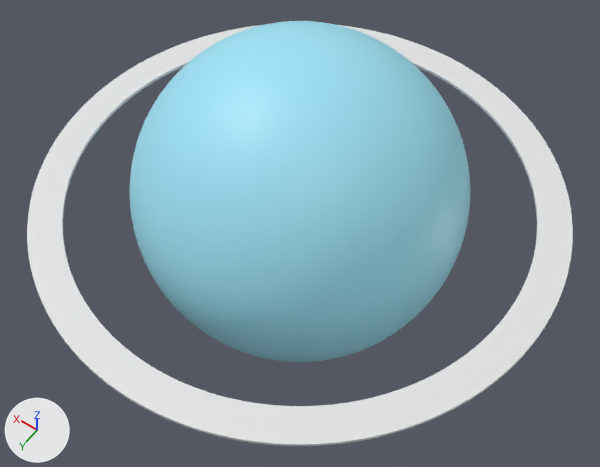
The glTF model frontend/assets/planets/uranus/uranus.gltf: old version first, new version second.
Camera for both pictures: a 50 mm camera at (-1.9, 2.66, 3.78) aimed at (-0.11, 0.15, -0.15). The lights are fixed; the arrows at lower left show +X, +Y and +Z. Where no turn or scale is listed for an object, it has been applied to the vertices.

The scene before the commit, as lines of its bpy script (objects in view):
```python
me_geometry_0 = bpy.data.meshes.new('geometry_0')
me_geometry_0.from_pydata(...)  # 10242 vertices, 20480 faces; spans x -1.0..1.0, y -1.0..1.0, z -1.0..1.0
me_geometry_0.materials.append(mat_defaultmaterial)
me_geometry_1 = bpy.data.meshes.new('geometry_1')
me_geometry_1.from_pydata(...)  # 512 vertices, 1024 faces; spans x -1.6..1.6, y -1.6..1.6, z -0.01..0.01
me_geometry_1.materials.append(mat_defaultmaterial_001)
ob_geometry_0 = bpy.data.objects.new('geometry_0', me_geometry_0)
ob_geometry_0.location = (0.0, 0.0, 0.0)
ob_geometry_1 = bpy.data.objects.new('geometry_1', me_geometry_1)
ob_geometry_1.location = (0.0, 0.0, 0.0)
```
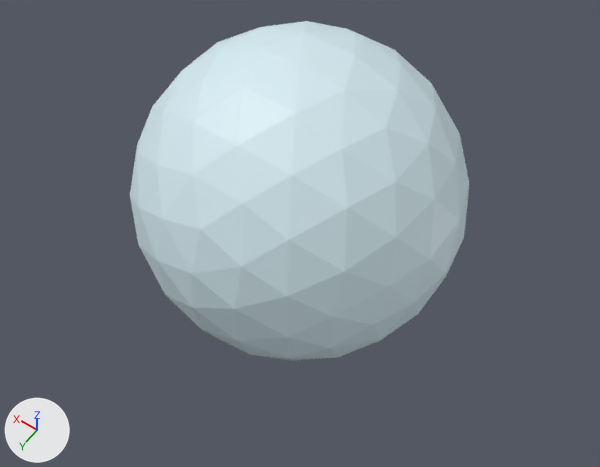
Commit message: Replace Uranus model with embedded particle ring

Changed parts and their boxes [x1, y1, x2, y2] in the pictures (600 x 467 px):
'geometry_0', reshaped: before [130, 21, 470, 362]; after [130, 21, 469, 360]
'geometry_1', deleted: before [27, 25, 573, 446]
part 1 of me_geometry_0, deleted (cyan): before [130, 21, 470, 362]

Edits to the bpy script that builds the scene:
```text
Change me_geometry_0:
    used by ob_geometry_0; location = (0.0, 0.0, 0.0)
    remove me_geometry_0.from_pydata(...)  # 10242 vertices, 20480 faces; spans x -1.0..1.0, y -1.0..1.0, z -1.0..1.0
    add me_geometry_0.from_pydata(...)  # 162 vertices, 320 faces; spans x -1.0..1.0, y -1.0..1.0, z -1.0..1.0
    me_geometry_0 part 1: 10080 vertices removed from x -1.0..1.0, y -1.0..1.0, z -1.0..1.0
Remove ob_geometry_1:
    ob_geometry_1 = bpy.data.objects.new('geometry_1', me_geometry_1)
    ob_geometry_1.location = (0.0, 0.0, 0.0)
```
